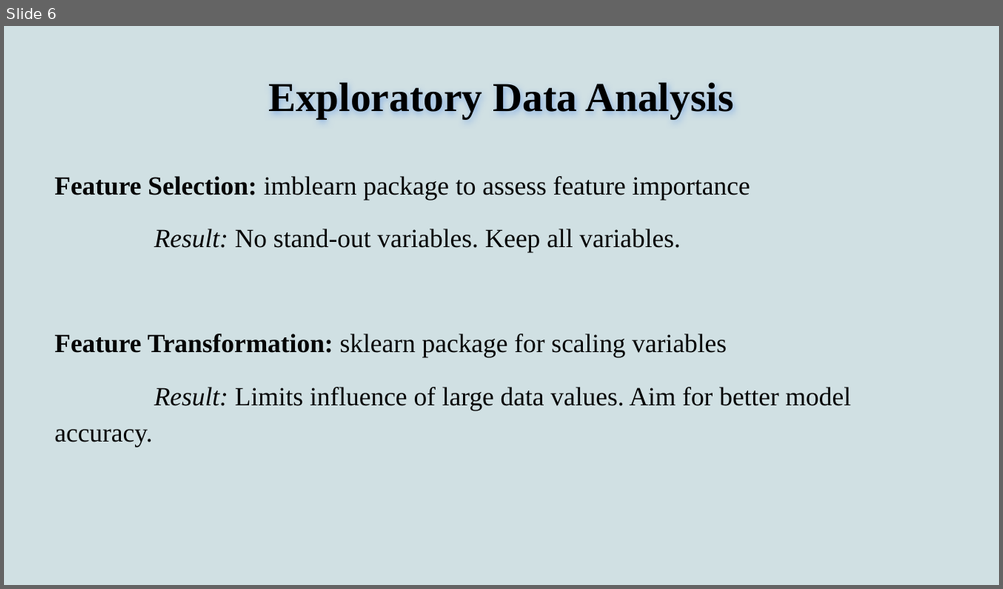
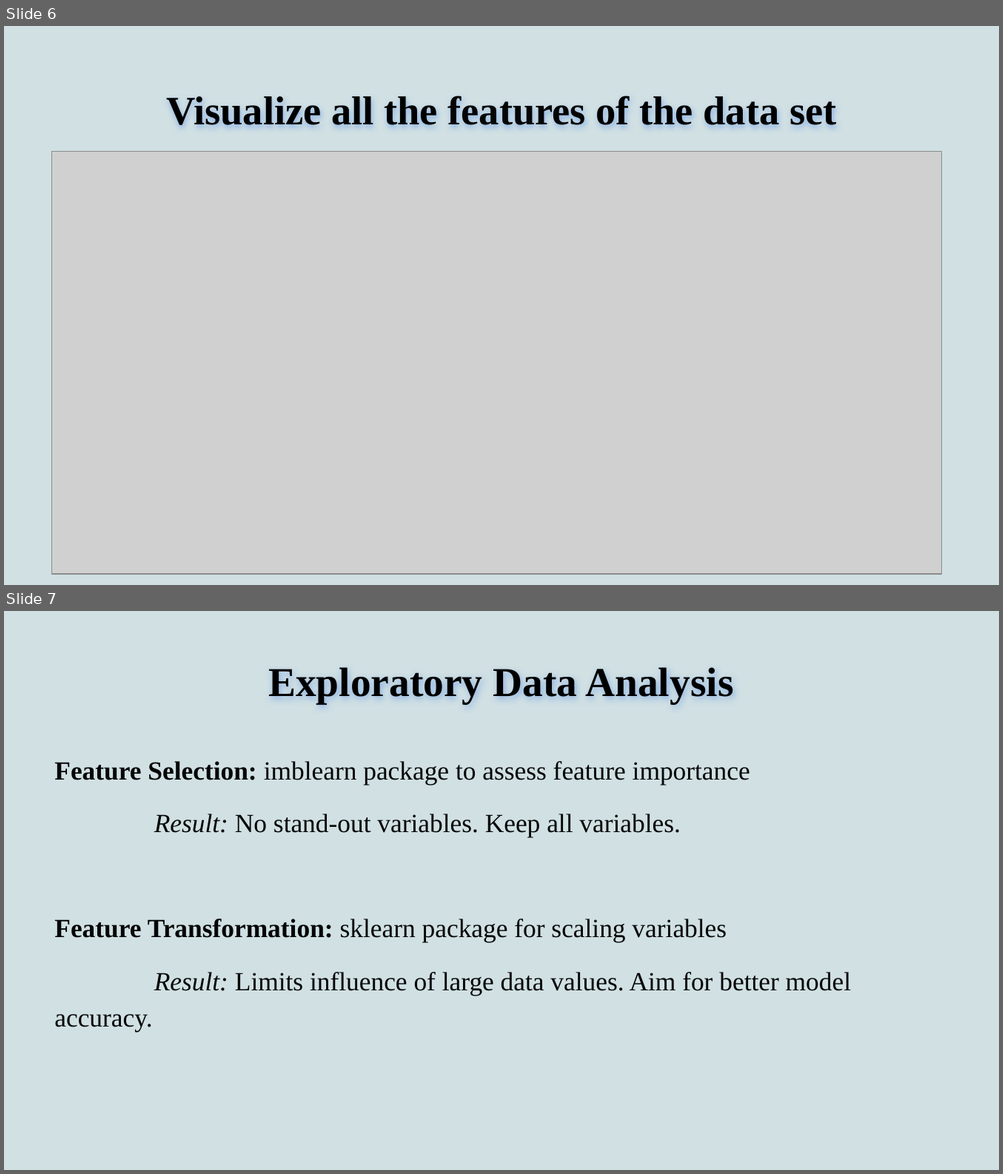
Before and after one commit to jessezimm/Environmental_Sustainability, a slide deck: Environmental_Sustainability (2).pptx. Shown one above the other, each under a label of ours: slide 6 before the commit, slides 6 and 7 after it. The pictures are 1003x589 and 1003x1174 pixels, drawn with LibreOffice and Linux fonts; fonts in the diff are those of the drawing; grey boxes stand for pictures. Boxes give left, top, right and bottom in pixels: in the first picture for what was removed or moved away, otherwise in the second. Text is boxed around its words. In the diff, an @@ line names an element or a change of style, - is before the commit and + after.

```diff
--- a/Environmental_Sustainability (2).pptx
+++ b/Environmental_Sustainability (2).pptx
@@ slide 6 added at (4,26,999,585), background #D0E0E3 @@
@@ title added at (166,96,836,125), 29.2 pt, text #000000, bold @@
+Visualize all the features of the data set
@@ picture added at (52,151,942,574) @@
@@ what was slide 6 is now slide 7 @@
```
Also in this commit, not shown: 6 slides changed, 1 other slide added, 1 slide removed.
